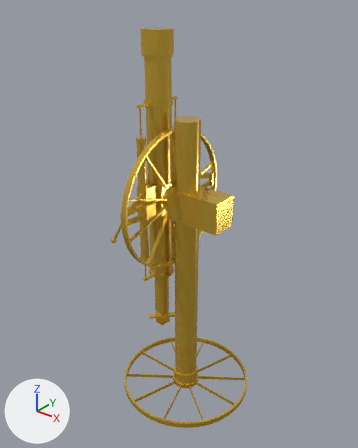
The Blender file lore_and_mythology_experience/assets/models/telescope.blend: old version first, new version second.
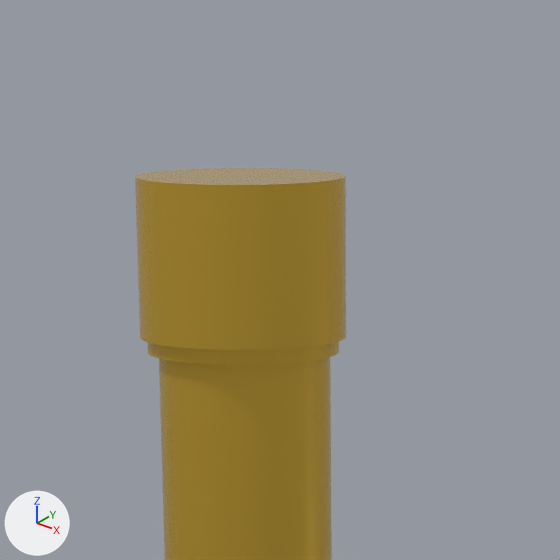
There are two pictures of each version: one whole from a camera (50 mm lens) standing at (13.05, -16.91, 19.86) and looking at (-0.4, -0.11, 9.45), one close up on the part from 33% to 58% of the width and 0% to 20% of the height. Arrows for +X, +Y and +Z are at lower left; the lights stay in place.
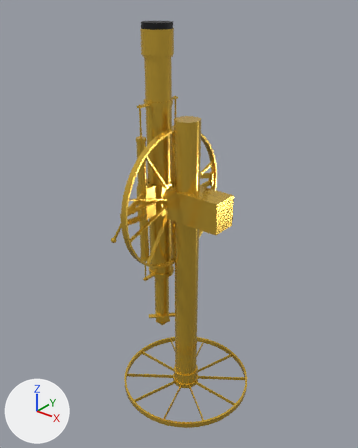
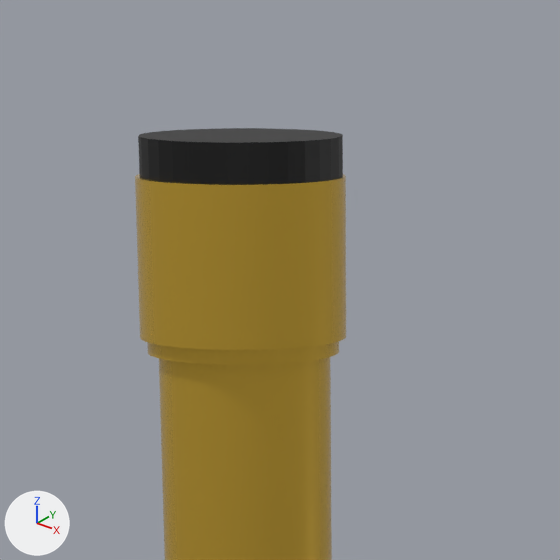
The newer file is also turned or shifted as a whole; pictures and numbers use the older file's frame.

Where the change shows, as pixel boxes [x1, y1, x2, y2] in the close-ups (560 x 560 px):
'Sphere', reshaped: before [135, 168, 346, 560]; after [135, 128, 346, 560]
part 1 of me_sphere, added (black): after [138, 128, 343, 185]

The change in detail:
me_sphere has 8712 vertices, 4719 faces and spans x -4.4..10.7, y -2.6..49.2, z -48.2..67.3.
me_sphere is used by ob_sphere; location (-1.862, -3.052, 9.289); scale (0.132, 0.132, 0.132).
me_sphere part 1: a new loose piece, a 32-sided cylinder along z spanning x -3.5..6.8, y 18.0..28.3, z 67.0..69.3, in mat_material_003 (black #000000).
